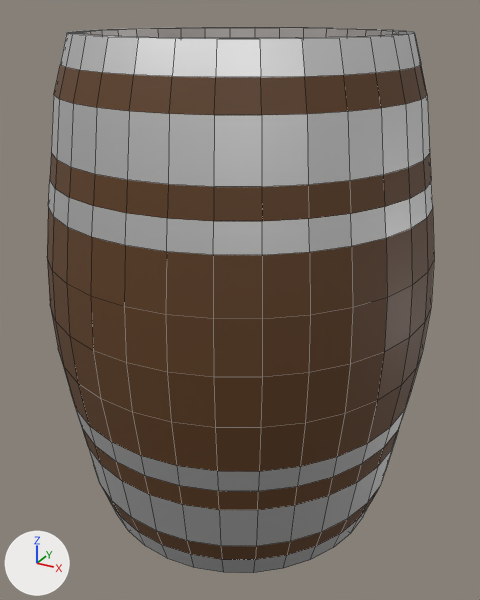
The FBX model Overboard/Assets/Assets/barrel.fbx as it was, and as the next commit left it.
Before and after are seen from a 50 mm lens placed at (1.9, -3.47, 1.62), pointed at (0.02, -0.04, -0.09). Arrows for +X, +Y and +Z are at lower left; the lights stay in place. Mesh edges are drawn as thin lines. Where no turn or scale is listed for an object, it has been applied to the vertices.

The older version as bpy lines, for what is in view:
```python
mat_material_001 = principled_material('Material.001')
mat_material_001.base_color = (0.115, 0.0474, 0.0129)  # brown #5f3d1e
mat_material_002 = principled_material('Material.002')
mat_material_002.base_color = (0.8, 0.8, 0.8)  # white #e7e7e7
mat_material_002.metallic = 1.0
me_cylinder = bpy.data.meshes.new('Cylinder')
me_cylinder.from_pydata(...)  # 608 vertices, 578 faces; spans x -1.18..1.18, y -1.18..1.18, z -1.5..1.5
# faces by material slot: [258, 320]
me_cylinder.materials.append(mat_material_001)  # brown #5f3d1e
me_cylinder.materials.append(mat_material_002)  # white #e7e7e7
ob_cylinder = bpy.data.objects.new('Cylinder', me_cylinder)
ob_cylinder.location = (0.0, 0.0, 0.0)
```
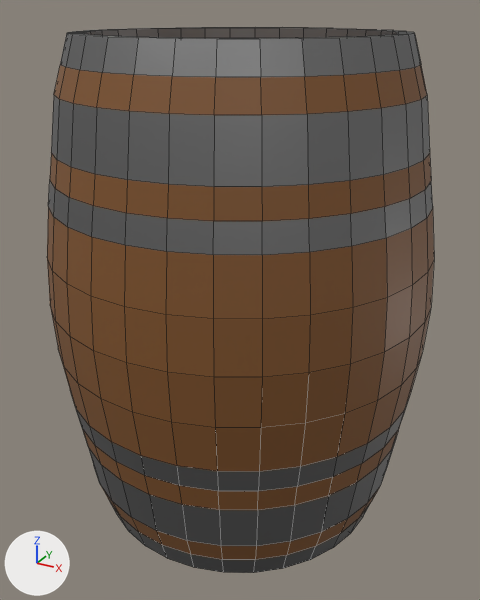
Pixel boxes (x1, y1, x2, y2) of what changed, in the pictures (480 x 600 px):
'Cylinder', recoloured: (47, 27, 434, 573) in both

The change, as a diff of the scene's bpy script:
```diff
--- a/Overboard/Assets/Assets/barrel.fbx.py
+++ b/Overboard/Assets/Assets/barrel.fbx.py
@@ mat_material_001 @@
 mat_material_001 = principled_material('Material.001')
-mat_material_001.base_color = (0.115, 0.0474, 0.0129)  # brown #5f3d1e
+mat_material_001.base_color = (0.214, 0.0851, 0.0212)  # brown #7f5228
@@ mat_material_002 @@
 mat_material_002 = principled_material('Material.002')
-mat_material_002.base_color = (0.8, 0.8, 0.8)  # white #e7e7e7
+mat_material_002.base_color = (0.246, 0.246, 0.246)  # grey #888888
 mat_material_002.metallic = 1.0
```
